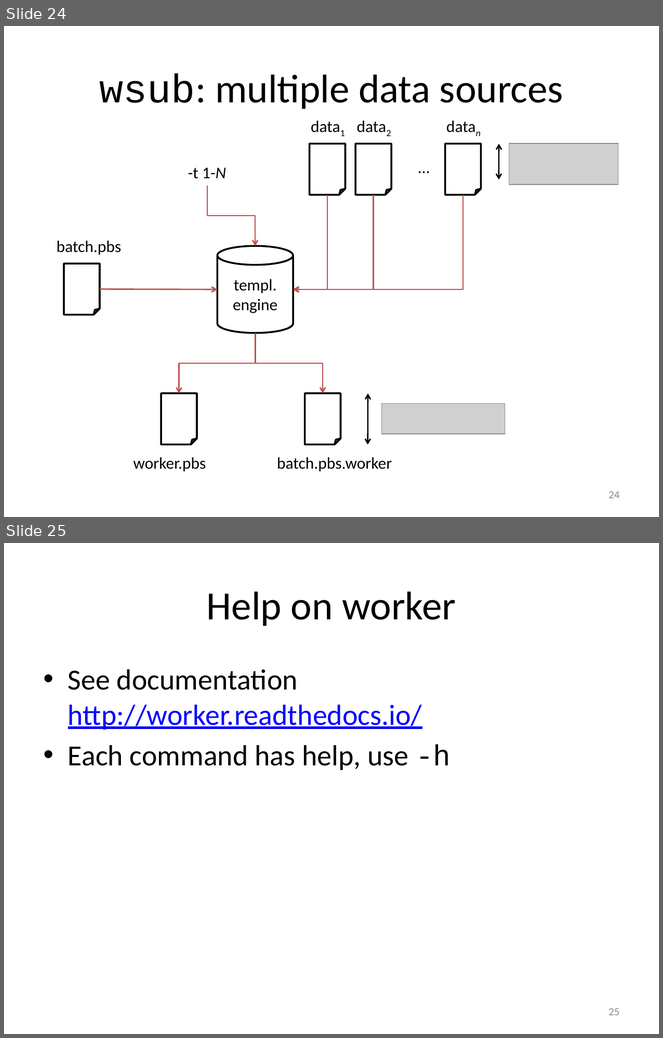
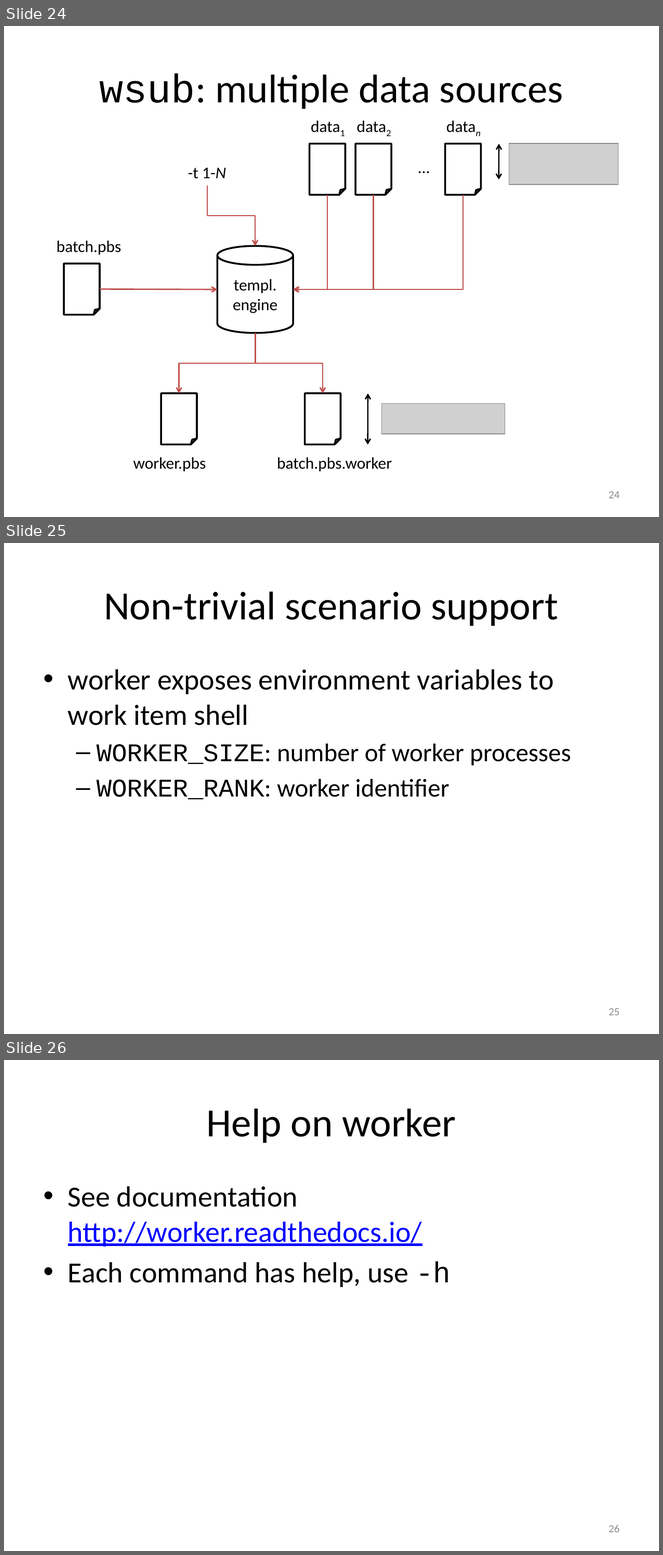
Before and after one commit to gjbex/training-material, a slide deck: Misc/worker_atools.pptx. Shown one above the other, each under a label of ours: slides 24 and 25 before the commit, slides 24, 25 and 26 after it. The pictures are 663x1038 and 663x1555 pixels, drawn with LibreOffice and Linux fonts; fonts in the diff are those of the drawing; grey boxes stand for pictures. Boxes give left, top, right and bottom in pixels: in the first picture for what was removed or moved away, otherwise in the second. Text is boxed around its words. In the diff, an @@ line names an element or a change of style, - is before the commit and + after.

Commit message:
Add info
* -skip_first option for wcat
* environment variables exposed by worker

```diff
--- a/Misc/worker_atools.pptx
+++ b/Misc/worker_atools.pptx
@@ slide 25 added at box(4, 543, 659, 1034), background #FFFFFF @@
@@ title added at box(104, 591, 558, 626), 44 pt, text #000000 @@
+Non-trivial scenario support
@@ text added at box(68, 669, 571, 800), 28 pt, text #000000 @@
+• worker exposes environment variables to work item shell
+  – WORKER_SIZE: number of worker processes
+  – WORKER_RANK: worker identifier
@@ page number added at box(609, 1008, 620, 1016), 12 pt, text #8C8C8C @@
+25
@@ what was slide 25 is now slide 26 @@
@@ page number at box(609, 1525, 620, 1533): text changed @@
-25
+26
```
Also in this commit, not shown: 6 slides changed, 1 other slide added.
